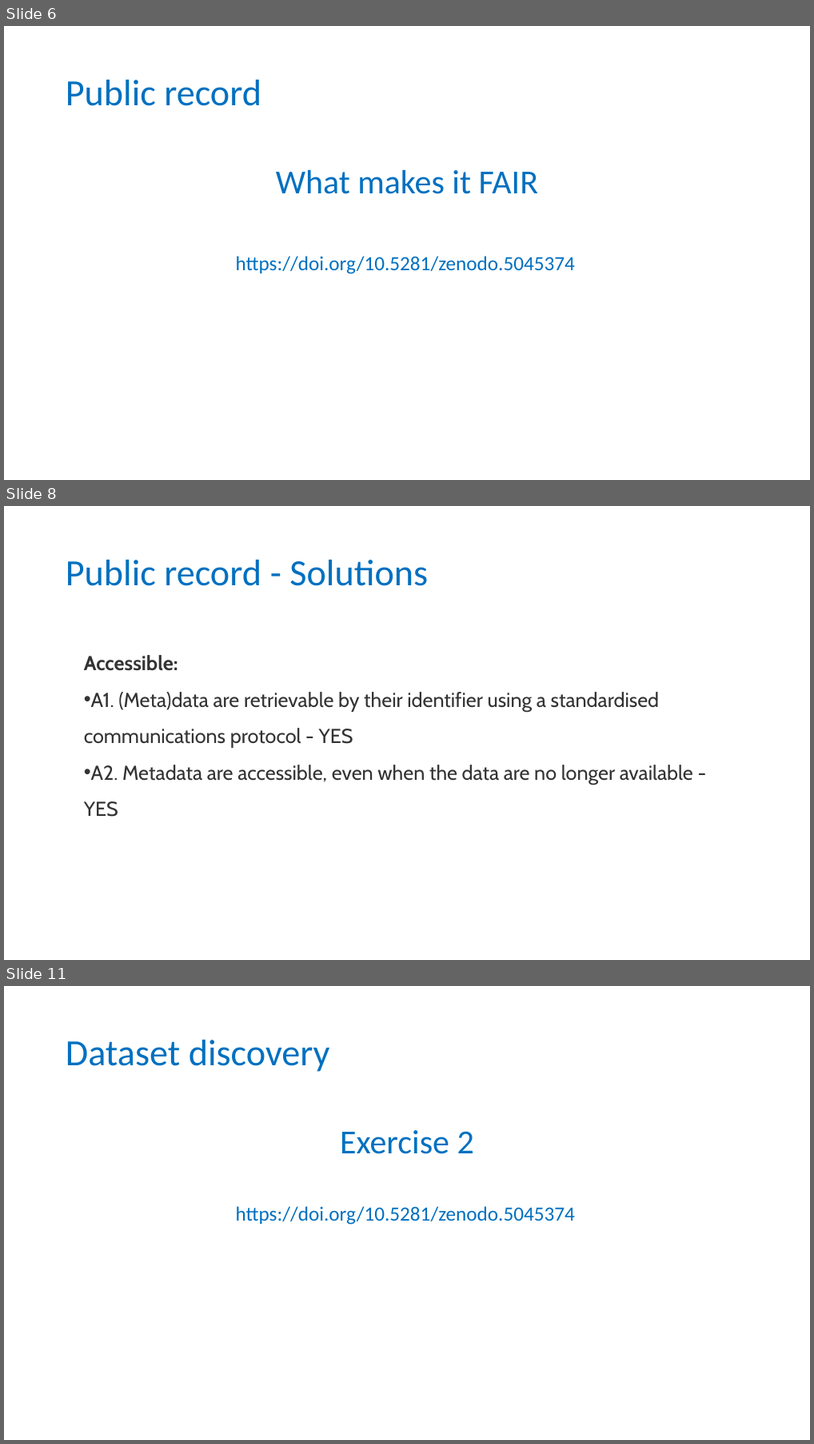
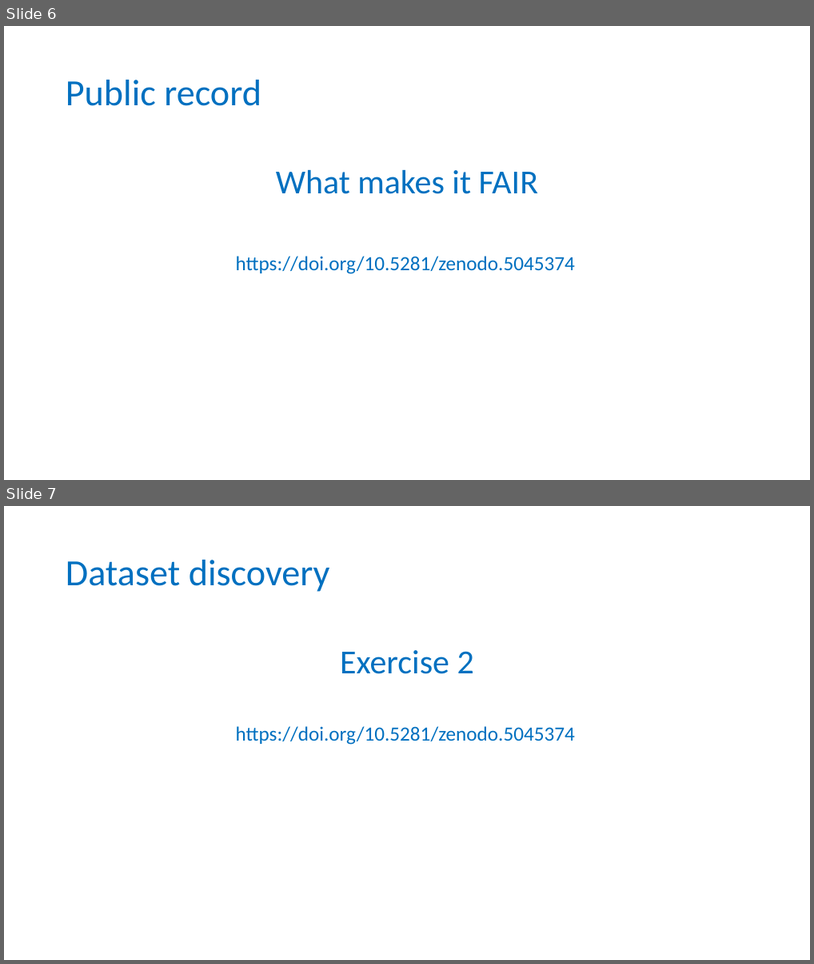
Before and after one commit to tobyhodges/probable-enigma, a slide deck: instructors/04-Public_repositories.pptx. Shown one above the other, each under a label of ours: slides 6, 8 and 11 before the commit, slides 6 and 7 after it; the slides between them are not shown. The pictures are 814x1444 and 814x964 pixels, drawn with LibreOffice and Linux fonts; fonts in the diff are those of the drawing; background and template pictures are left out. Boxes give left, top, right and bottom in pixels: in the first picture for what was removed or moved away, otherwise in the second. Text is boxed around its words. In the diff, an @@ line names an element or a change of style, - is before the commit and + after.

```diff
--- a/instructors/04-Public_repositories.pptx
+++ b/instructors/04-Public_repositories.pptx
@@ slide 8 removed at (4, 506, 810, 960), background #FFFFFF @@
@@ title removed at (66, 560, 428, 586) @@
-Public record - Solutions
@@ text removed at (84, 655, 694, 784) @@
-Accessible:
-• A1. (Meta)data are retrievable by their identifier using a standardised communications protocol - YES
-• A2. Metadata are accessible, even when the data are no longer available - YES
@@ what was slide 11 is now slide 7 @@
```
Also in this commit, not shown: 1 slide changed, 3 other slides removed, 2 other files.
